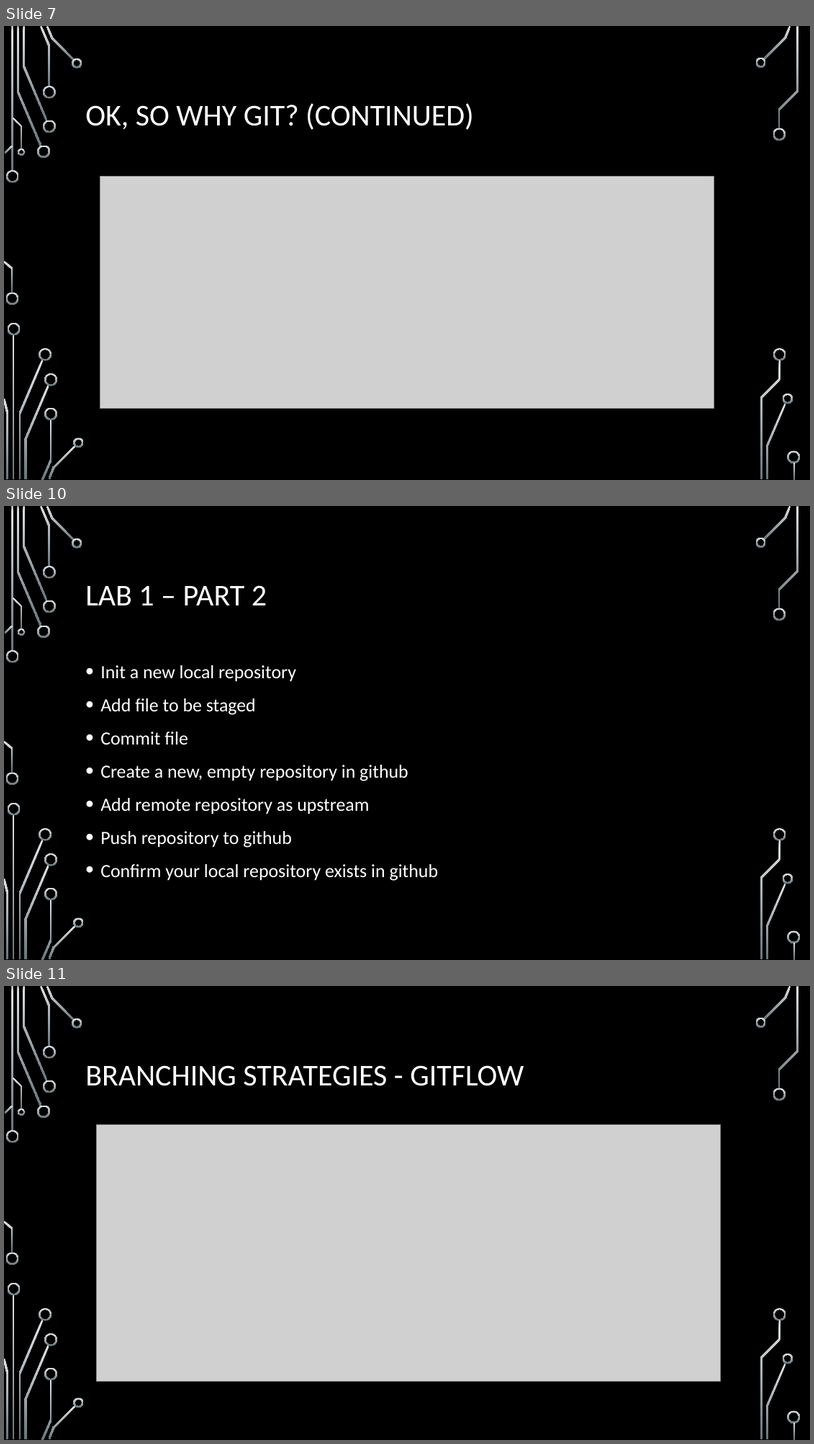
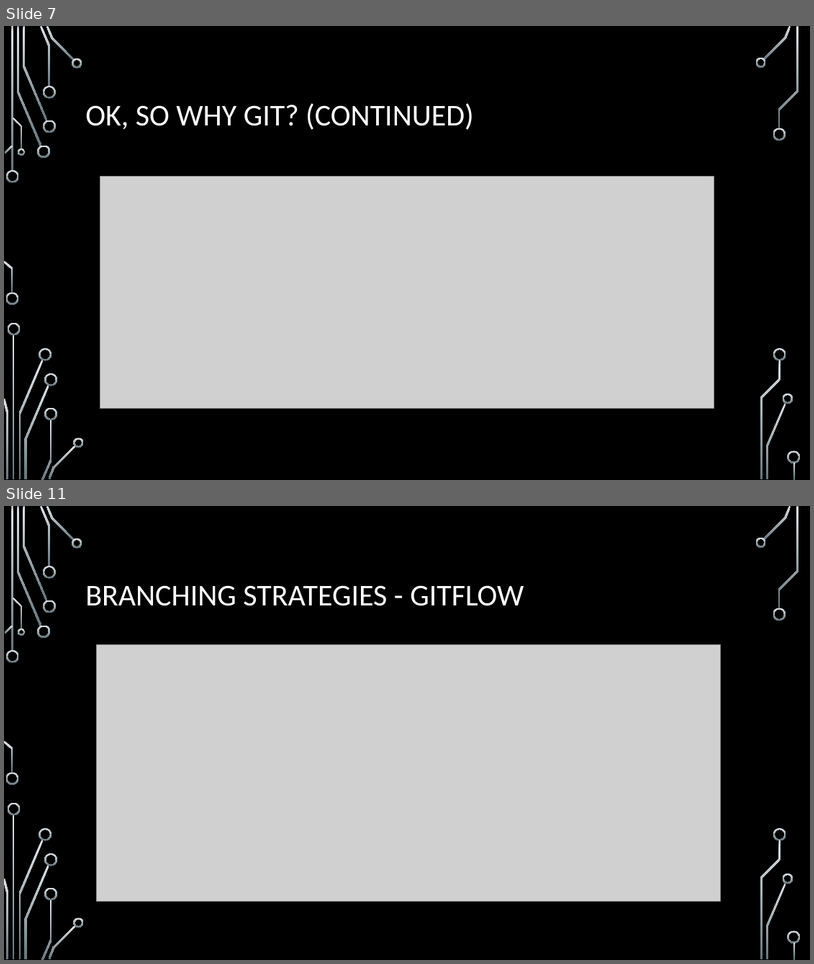
Before and after one commit to onideus/github-101-website, a slide deck: resources/Introduction to github.pptx. Shown one above the other, each under a label of ours: slides 7, 10 and 11 before the commit, slides 7 and 11 after it; the slides between them are not shown. The pictures are 814x1444 and 814x964 pixels, drawn with LibreOffice and Linux fonts; fonts in the diff are those of the drawing; grey boxes stand for pictures; background and template pictures are left out. Boxes give left, top, right and bottom in pixels: in the first picture for what was removed or moved away, otherwise in the second. Text is boxed around its words. In the diff, an @@ line names an element or a change of style, - is before the commit and + after.

Commit message:
Removed lab 1 part 2, dropped the branching lab (previously lab 2) to be lab 1 part 2. Lab 3 is now lab 2, with presentation having only 2 labs total. Website updated to correspond to changes.

```diff
--- a/resources/Introduction to github.pptx
+++ b/resources/Introduction to github.pptx
@@ slide 10 removed at [4, 506, 810, 960], background picture (left out); not listed: 36 template elements that a slide beside it also shows @@
@@ title removed at [85, 585, 267, 605] @@
-LAB 1 – PART 2
@@ text removed at [100, 665, 439, 880] @@
-• Init a new local repository
-• Add file to be staged
-• Commit file
-• Create a new, empty repository in github
-• Add remote repository as upstream
-• Push repository to github
-• Confirm your local repository exists in github
```
Also in this commit, not shown: 5 slides changed, 5 other slides removed, 1 other file.
